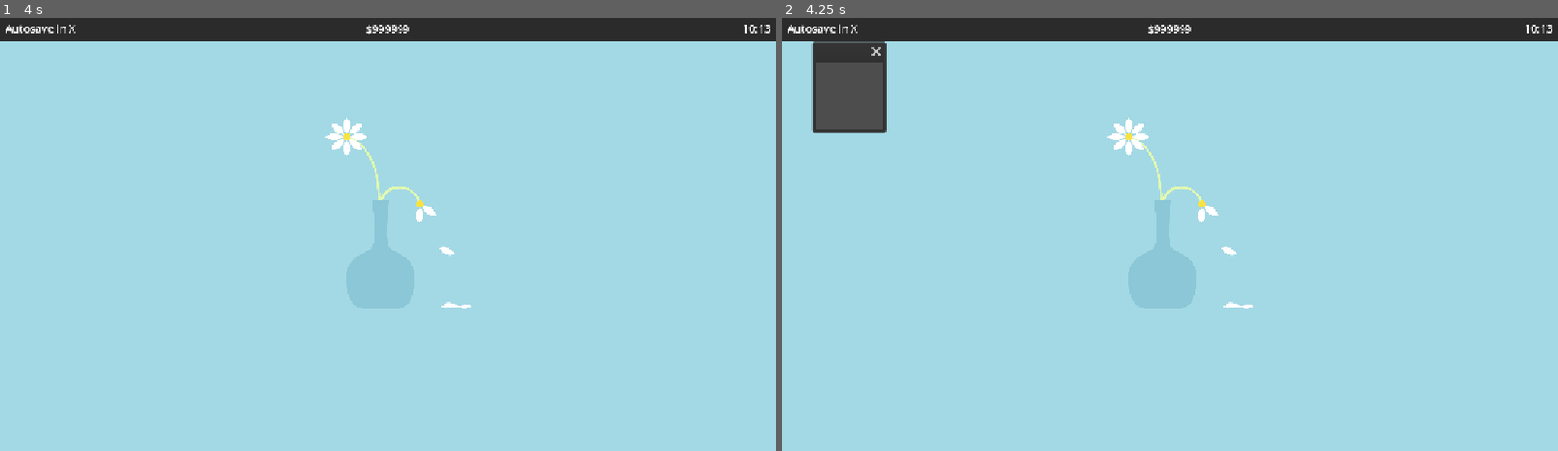
Above: before the commit, frames 1-2 (left to right).
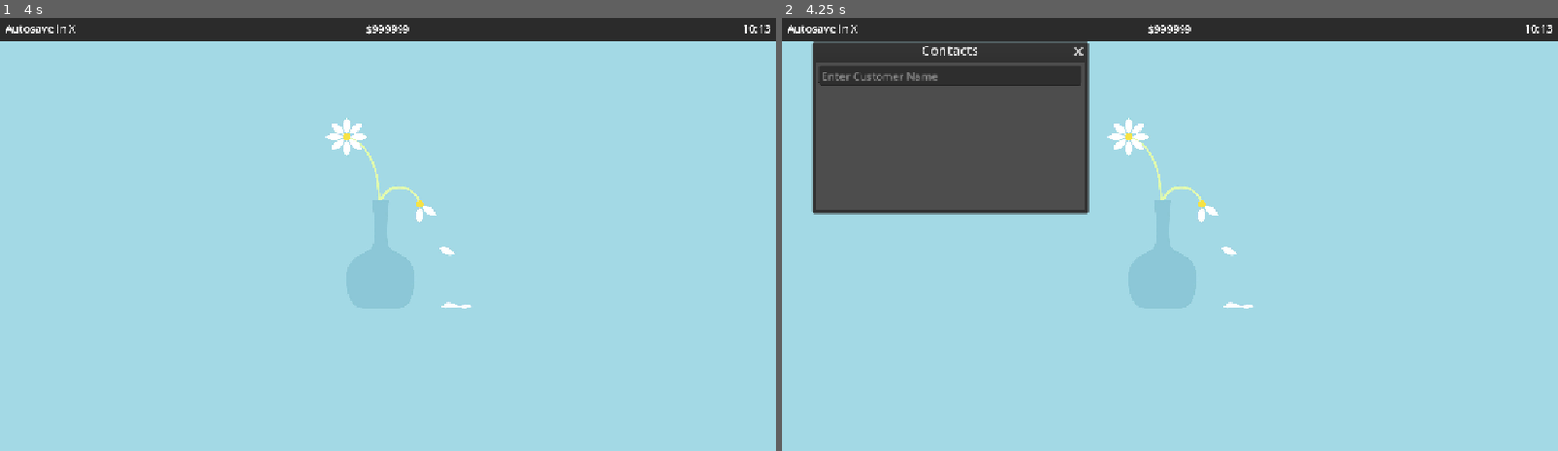
Above: after the commit, the same moments.

Repository: TotsllyRandom/employ-os
Game: Godot game, scene res://scenes/desktop.tscn
Two runs of this game, one before a commit and one after it. Both use one fixed random seed, a clock stepped at 60 frames per second and the inputs below.
Inputs (mouse positions are in pixels of both pictures, inside the frame that each line leads up to):
- Up to frame 1 (4 s): tap Enter at 0.5, 2, 3.5 s; move the mouse to (558, 212) at 0.52 s; hold Right 0.53-1.25 s; tap Alt at 0.6, 2.1, 3.6 s; click (558, 212) at 0.67 s; tap Space at 1.25, 2.75 s; drag from (232, 256) to (349, 321) at 1.27 s; move the mouse to (465, 139) at 2.02 s; hold Right 2.03-2.75 s; drag from (349, 321) to (155, 169) at 2.77 s; move the mouse to (620, 299) at 3.52 s; hold Left from 3.53 s (still down)
- Up to frame 2 (4.25 s): keep holding Left; tap / (Make Window Debug) at 4.15 s

Frame 1 is identical in both runs. In frame 2, 13% of the frame differs, in the area x 3-40%, y 5-46%.
Error in both runs: Invalid call. Nonexistent function 'get_desktop' in base 'Nil'. (res://scripts/desktop.gd:22)

Commit message:
Found bug - Moving windows into Applications Global?

Diff:
--- a/project.godot
+++ b/project.godot
@@ -22,7 +22,7 @@
 
 Settings="*res://scripts/Globals/Settings.gd"
 GameTime="*res://scripts/Globals/Time.gd"
-Applicatons="*uid://cf82ilfv43iyt"
+Applications="*uid://cf82ilfv43iyt"
 Customers="*uid://dcuk7dk6qnr7c"
 PlayerData="*uid://uoplp4ndm4xp"
 Cursor="*uid://djwpw33d4d8u7"
--- a/scripts/Globals/applications.gd
+++ b/scripts/Globals/applications.gd
@@ -31,3 +31,19 @@
 
 func get_random():
 	return apps.keys()[randi_range(0,len(apps.keys())-1)]
+
+func make_window(app:String):
+	var win = Window.new()
+	win.name = app
+	for child in get_children():
+		if child.is_in_group("window"):
+			if child.name == app:
+				win.name = "DELETE"
+	win.add_to_group("window")
+	win.set_script(load("res://scripts/window.gd"))
+	win.close_requested.connect(win.close)
+	win.position = Vector2i(
+		50,50
+	)
+
+	get_tree().root.get_node_or_null("desktop").add_child(win)
--- a/scripts/desktop.gd
+++ b/scripts/desktop.gd
@@ -24,7 +24,7 @@
 # Called every frame. 'delta' is the elapsed time since the previous frame.
 func _process(_delta: float) -> void:
 	if Input.is_action_just_pressed("Make Window Debug"):
-		make_window(Applicatons.get_random())
+		Applications.make_window(Applications.get_random())
 	$topBar/time.text = GameTime.get_clock_time()
 	$topBar/money.text = "$"+Extras.comma(PlayerData.player_data["money"])
 	dCheck -= _delta
@@ -35,19 +35,3 @@
 	if dCheck<= 5.0:
 		$topBar/deltaCheck.visible = true
 		$topBar/deltaCheck.text = "  Autosave in "+str(round(int(dCheck)))
-
-func make_window(app:String):
-	var win = Window.new()
-	win.name = app
-	for child in get_children():
-		if child.is_in_group("window"):
-			if child.name == app:
-				win.name = "DELETE"
-	win.add_to_group("window")
-	win.set_script(window_script)
-	win.close_requested.connect(win.close)
-	win.position = Vector2i(
-		50,50
-	)
-
-	add_child(win)
--- a/scripts/window.gd
+++ b/scripts/window.gd
@@ -7,17 +7,17 @@
 		queue_free()
 		return
 	var n = name
-	if Applicatons.apps[name].get("req_job") != null && Applicatons.apps[name].get("req_job") != PlayerData.player_data["job"]:
+	if Applications.apps[name].get("req_job") != null && Applications.apps[name].get("req_job") != PlayerData.player_data["job"]:
 		n = "incorrectJob"
-	title = Applicatons.apps[n].get("name")
+	title = Applications.apps[n].get("name")
 
 	var scene = load("res://scenes/apps/" + n + ".tscn")
 	if scene:
 		add_child(scene.instantiate())
-	if Applicatons.apps[n].get("min_size"):
-		min_size = Applicatons.apps[n].get("min_size")
-	if Applicatons.apps[n].get("max_size"):
-		max_size = Applicatons.apps[n].get("max_size")
+	if Applications.apps[n].get("min_size"):
+		min_size = Applications.apps[n].get("min_size")
+	if Applications.apps[n].get("max_size"):
+		max_size = Applications.apps[n].get("max_size")
 
 func close():
 	queue_free()
